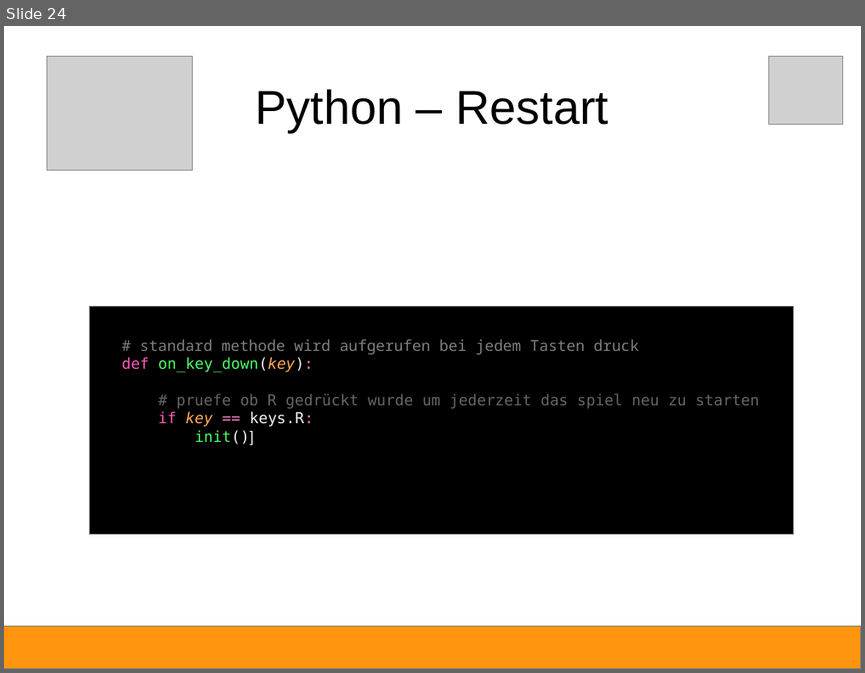
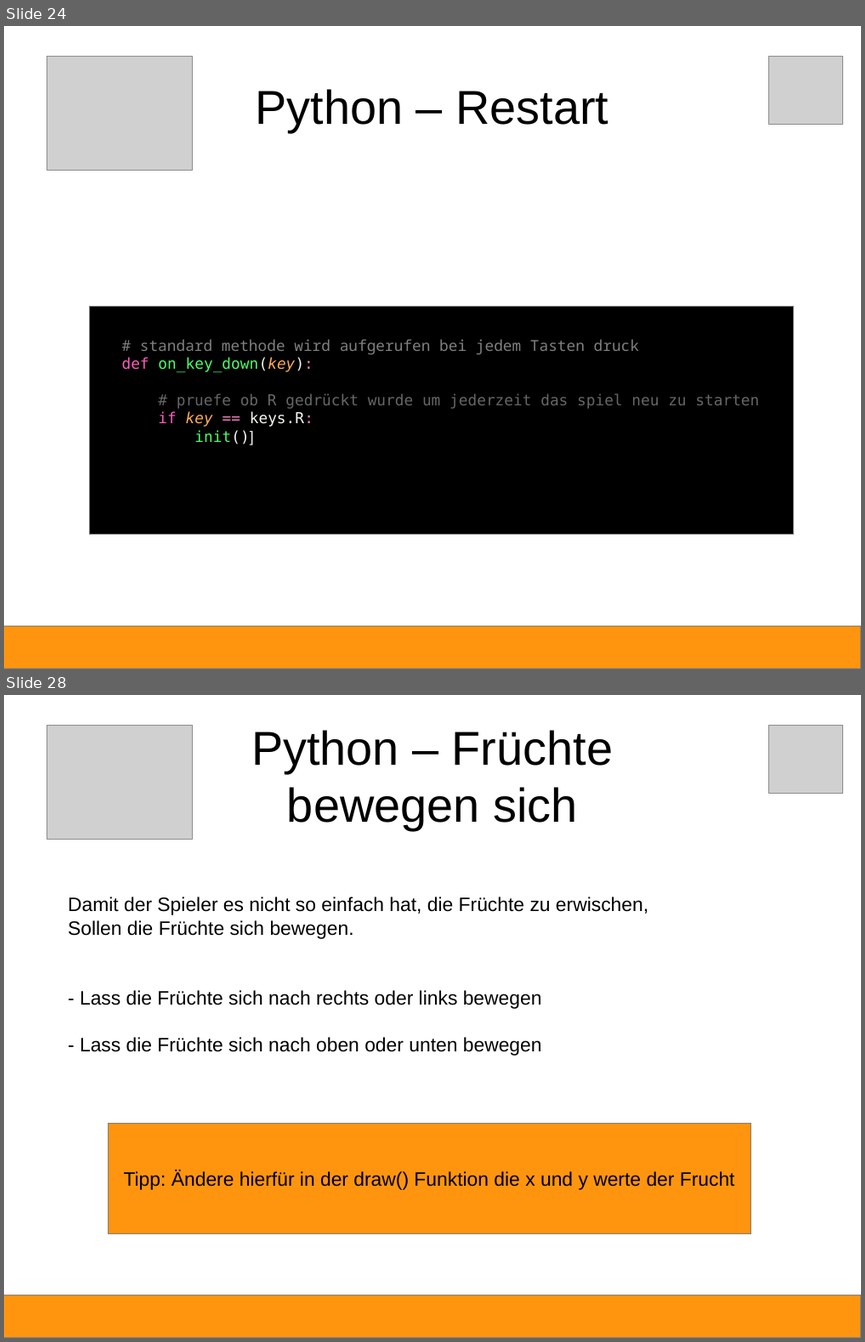
Before and after one commit to Devoxx4KidsDE/python-games, a slide deck: fruchthuhn/Python-Anleitung.odp. Shown one above the other, each under a label of ours: slide 24 before the commit, slides 24 and 28 after it; the slides between them are not shown. The pictures are 865x673 and 865x1342 pixels, drawn with LibreOffice and Linux fonts; fonts in the diff are those of the drawing; grey boxes stand for pictures. Boxes give left, top, right and bottom in pixels: in the first picture for what was removed or moved away, otherwise in the second. Text is boxed around its words. In the diff, an @@ line names an element or a change of style, - is before the commit and + after.

```diff
--- a/fruchthuhn/Python-Anleitung.odp
+++ b/fruchthuhn/Python-Anleitung.odp
@@ slide 28 added at [4,695,861,1338], background #FFFFFF @@
@@ picture added at [46,726,192,839] @@
@@ title added at [251,730,613,830], 44 pt, text #000000 @@
+Python – Früchte
+bewegen sich
@@ picture added at [769,726,842,793] @@
@@ text added at [68,896,648,1055], 18 pt, text #000000 @@
+Damit der Spieler es nicht so einfach hat, die Früchte zu erwischen,
+Sollen die Früchte sich bewegen.
+- Lass die Früchte sich nach rechts oder links bewegen
+- Lass die Früchte sich nach oben oder unten bewegen
@@ rectangle added at [109,1123,751,1234], fill #FF950E, outline #808080 0 pt, 18 pt, text #000000 @@
+Tipp: Ändere hierfür in der draw() Funktion die x und y werte der Frucht
@@ rectangle added at [4,1295,861,1338], fill #FF950E, outline #808080 0 pt @@
```
Also in this commit, not shown: 1 slide changed, 10 other slides added, 1 slide removed, 2 other files.
